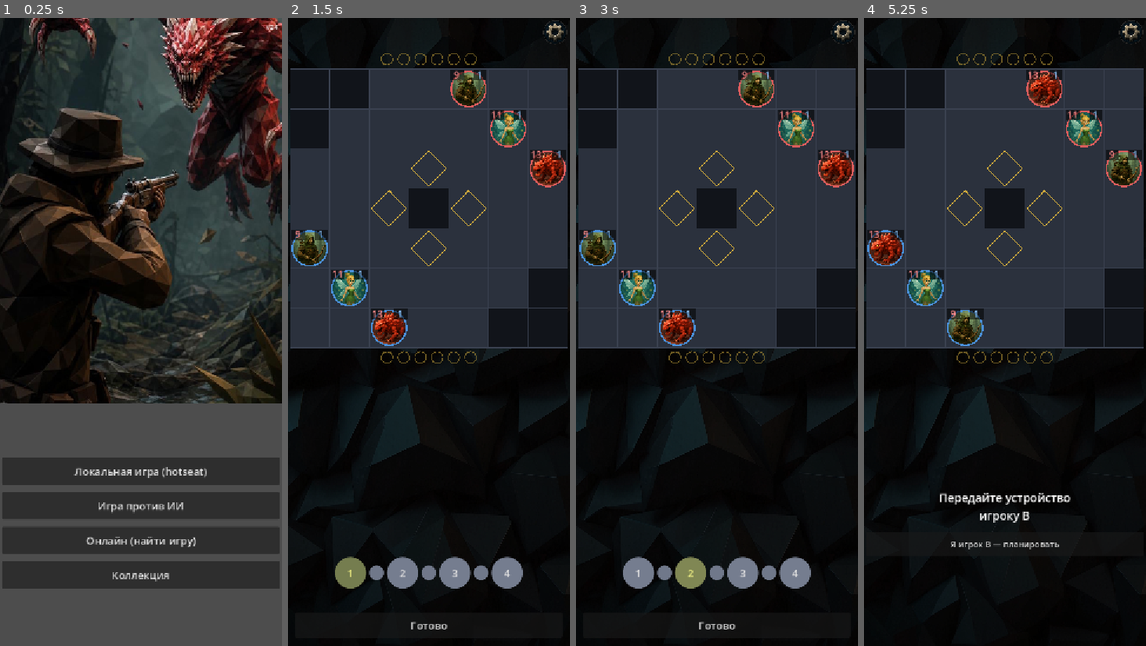
Above: before the commit, frames 1-4 (left to right).
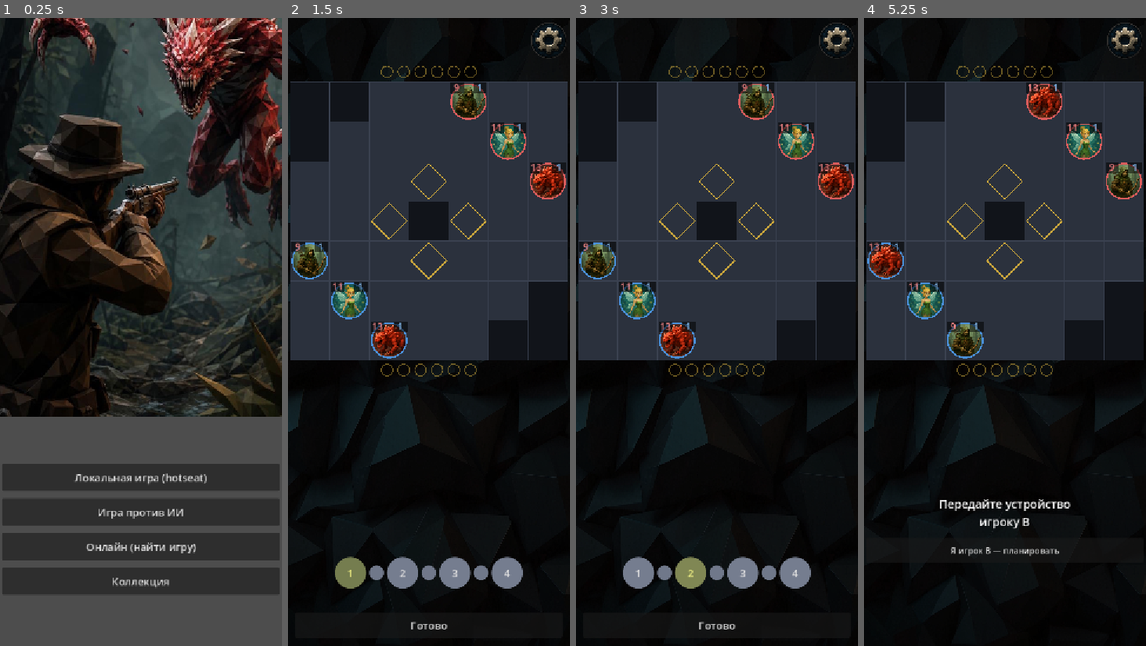
Above: after the commit, the same moments.

Repository: Suruks/warmarked
Game: Godot game, scene res://main.tscn
Same seed, same stepped clock (60 frames per second), same inputs: the game is played once before the commit and once after it.
Inputs:
- Up to frame 1 (0.25 s): no input
- Up to frame 2 (1.5 s): click "Локальная игра (hotseat)" at 0.5 s; click "Я игрок A — планировать" at 1.25 s
- Up to frame 3 (3 s): click "1" at 2 s; click "2" at 2.75 s
- Up to frame 4 (5.25 s): click "3" at 3.5 s; click "4" at 4.25 s; click "Готово" at 5 s

The runs differ from the first frame. In frame 1, 27% of the frame differs, in the area x 0-100%, y 0-92%; in frame 2, 10%; in frame 3, 10%; in frame 4, 12%.

Commit message:
Enlarge options button, fix collection screen alignment/stretch
- Options button x1.5 (48->72px), positioned slightly lower; TOP_MARGIN
  grown to fit it without overlapping the score bar, MIN_PANEL_H trimmed
  by the same amount so board cell growth on real devices is unaffected.
- Collection skill pool: center each flow row so leftover space splits
  evenly instead of piling up on the right.
- Collection team skills (9 slots): icon size now computed to stretch
  the full panel width instead of a fixed 50px.

Diff:
--- a/scripts/ui/collection_panel.gd
+++ b/scripts/ui/collection_panel.gd
@@ -10,8 +10,9 @@
 signal closed
 
 const N_TRIOS := 3
-const SZ_SLOT := 50     # ячейка слота тройки (9 в ряд должны влезать в ширину)
-const SZ_SOURCE := 95   # ячейка скилла в пуле (крупнее — по 5 в ряд)
+const SLOT_SEP := 4      # отступ между слотами внутри тройки
+const TRIO_SEP := 10     # отступ между тройками
+const SZ_SOURCE := 95    # ячейка скилла в пуле (крупнее — по 5 в ряд)
 
 
 # Ячейка скилла: и в пуле (source, перетаскиваемая), и в слоте тройки (slot).
@@ -207,6 +208,7 @@
 
 	var flow := HFlowContainer.new()
 	flow.size_flags_horizontal = Control.SIZE_EXPAND_FILL
+	flow.alignment = FlowContainer.ALIGNMENT_CENTER   # иначе в каждой строке пустое место копится справа
 	flow.add_theme_constant_override("h_separation", 5)
 	flow.add_theme_constant_override("v_separation", 5)
 	col.add_child(flow)
@@ -220,8 +222,11 @@
 # ------------------------------------------------------------- тройки слотов
 
 func _build_trios() -> void:
+	# 9 слотов (3 тройки по 3) растягиваются на всю ширину панели — размер иконки подбирается
+	# так, чтобы 9*sz + 6*SLOT_SEP + 2*TRIO_SEP ровно заполнило Layout.PANEL_W без остатка.
+	var sz: float = (Layout.PANEL_W - 6.0 * SLOT_SEP - 2.0 * TRIO_SEP) / 9.0
 	var row := TrioRow.new()
-	row.add_theme_constant_override("separation", 10)
+	row.add_theme_constant_override("separation", TRIO_SEP)
 	row.alignment = BoxContainer.ALIGNMENT_CENTER
 	add_child(row)
 	for t in N_TRIOS:
@@ -249,13 +254,13 @@
 		_trio_label[t] = lbl
 		# 3 слота в ряд
 		var slots := HBoxContainer.new()
-		slots.add_theme_constant_override("separation", 4)
+		slots.add_theme_constant_override("separation", SLOT_SEP)
 		slots.mouse_filter = Control.MOUSE_FILTER_IGNORE
 		group.add_child(slots)
 		_slot_cells[t] = []
 		for i in Consts.SKILLS_PER_HERO:
 			var cell := Cell.new()
-			cell.setup(self, "slot", -1, -1, t, SZ_SLOT)
+			cell.setup(self, "slot", -1, -1, t, sz)
 			slots.add_child(cell)
 			_slot_cells[t].append(cell)
 
--- a/scripts/ui/layout.gd
+++ b/scripts/ui/layout.gd
@@ -8,7 +8,7 @@
 ## Дергает recompute() main.gd при старте и на каждый resize/поворот экрана.
 
 # --- Фиксированные отступы (не зависят от размера экрана) ---
-const TOP_MARGIN := 56          # верхний отступ экрана боя; справа в нём — кнопка настроек
+const TOP_MARGIN := 80          # верхний отступ экрана боя; справа в нём — кнопка настроек (72px + запас)
 const BOARD_X := 4              # левый/правый отступ доски и полос от края раскладки
 const BOARD_GAP := 42           # отступ от TOP_MARGIN до верха доски
 const SCORE_H := 30
@@ -27,10 +27,10 @@
 # пропорции 540:1200, поэтому EXPAND расширяет именно ширину, а не высоту — выяснено на
 # реальном устройстве: 1080x1929 -> canvas 671x1200). При МИНИМАЛЬНОМ 454 высотный бюджет
 # был расписан впритык под ровно 1200 при клетке 76 — свободного места для роста не оставалось,
-# сколько бы лишней ширины ни было. 380 — фактический минимум, при котором ещё не уходит в
-# минус описание умения в панели планирования (см. вывод DESC_H в planning_panel.gd:
-# DESC_H = PANEL_H - 312, то есть 380 даёт DESC_H = 68px — работоспособный, а не «в притык»).
-const MIN_PANEL_H := 380.0
+# сколько бы лишней ширины ни было. 364 — сдвинуто с 380 вниз ровно настолько, насколько
+# TOP_MARGIN подрос (кнопка настроек x1.5) — то же самое место для роста клетки (см. вывод
+# DESC_H в planning_panel.gd: DESC_H = PANEL_H - 312, то есть 364 даёт DESC_H = 52px).
+const MIN_PANEL_H := 364.0
 
 # --- Динамические (пересчитываются в recompute() под реальный размер экрана) ---
 # Литералы ниже — те же значения, что дал бы recompute() при 540x1200 (исходная раскладка);
@@ -38,14 +38,14 @@
 # ни на что не влияет. Актуализируются вызовом recompute() ещё до первой отрисовки (см. main.gd).
 static var cell_size: float = 76.0
 static var BOARD_PX: float = 532.0
-static var BOARD_Y: float = 98.0
-static var BOARD_BOTTOM: float = 630.0
-static var SCORE_TOP_Y: float = 64.0
-static var SCORE_BOTTOM_Y: float = 634.0
-static var EFFECT_Y: float = 676.0
-static var PANEL_TOP: float = 738.0
+static var BOARD_Y: float = 122.0
+static var BOARD_BOTTOM: float = 654.0
+static var SCORE_TOP_Y: float = 88.0
+static var SCORE_BOTTOM_Y: float = 658.0
+static var EFFECT_Y: float = 700.0
+static var PANEL_TOP: float = 762.0
 static var PANEL_W: float = 532.0
-static var PANEL_H: float = 454.0
+static var PANEL_H: float = 430.0
 static var SCREEN_W: float = 540.0
 static var SCREEN_H: float = 1200.0
 
--- a/scripts/ui/main.gd
+++ b/scripts/ui/main.gd
@@ -12,7 +12,7 @@
 var state: MatchState
 var resolver := Resolver.new()
 
-const OPT_SIZE := 48   # кнопка настроек — крупная зона нажатия, палец на мобилке попадает уверенно
+const OPT_SIZE := 72   # кнопка настроек — крупная зона нажатия, палец на мобилке попадает уверенно (x1.5)
 
 var board_view: BoardView
 var _opp_bar: ScoreBar   # очки противника — сверху
@@ -217,7 +217,7 @@
 
 	_options_btn.position = Vector2(
 		Layout.SCREEN_W - OPT_SIZE - Layout.BOARD_X,
-		(Layout.TOP_MARGIN - OPT_SIZE) / 2)
+		(Layout.TOP_MARGIN - OPT_SIZE) / 2.0 + 4.0)   # чуть ниже центра отступа
 
 
 func _connect_net() -> void:
--- a/tests/headless_test.gd
+++ b/tests/headless_test.gd
@@ -1832,7 +1832,7 @@
 	_check(is_equal_approx(Layout.BOARD_PX, 532.0), "layout: BOARD_PX = 532 [%f]" % Layout.BOARD_PX)
 	_check(is_equal_approx(Layout.SCREEN_W, 540.0), "layout: SCREEN_W = 540 [%f]" % Layout.SCREEN_W)
 	_check(is_equal_approx(Layout.SCREEN_H, 1200.0), "layout: SCREEN_H = 1200 [%f]" % Layout.SCREEN_H)
-	_check(is_equal_approx(Layout.PANEL_H, 454.0), "layout: PANEL_H = 454 [%f]" % Layout.PANEL_H)
+	_check(is_equal_approx(Layout.PANEL_H, 430.0), "layout: PANEL_H = 430 [%f]" % Layout.PANEL_H)
 
 
 func test_layout_recompute_grows_cell_on_wider_screen() -> void:
@@ -1841,7 +1841,7 @@
 	Layout.recompute(700.0, 2000.0)
 	_check(Layout.cell_size > 76.0, "layout: на широком экране клетка выросла [%f]" % Layout.cell_size)
 	_check(is_equal_approx(Layout.SCREEN_W, 700.0), "layout: SCREEN_W подстроился под ширину [%f]" % Layout.SCREEN_W)
-	_check(Layout.PANEL_H > 454.0, "layout: нижняя панель тоже выросла [%f]" % Layout.PANEL_H)
+	_check(Layout.PANEL_H > 430.0, "layout: нижняя панель тоже выросла [%f]" % Layout.PANEL_H)
 	# восстановить базовое состояние для остальных тестов (Layout — статический синглтон)
 	Layout.recompute(540.0, 1200.0)
 
